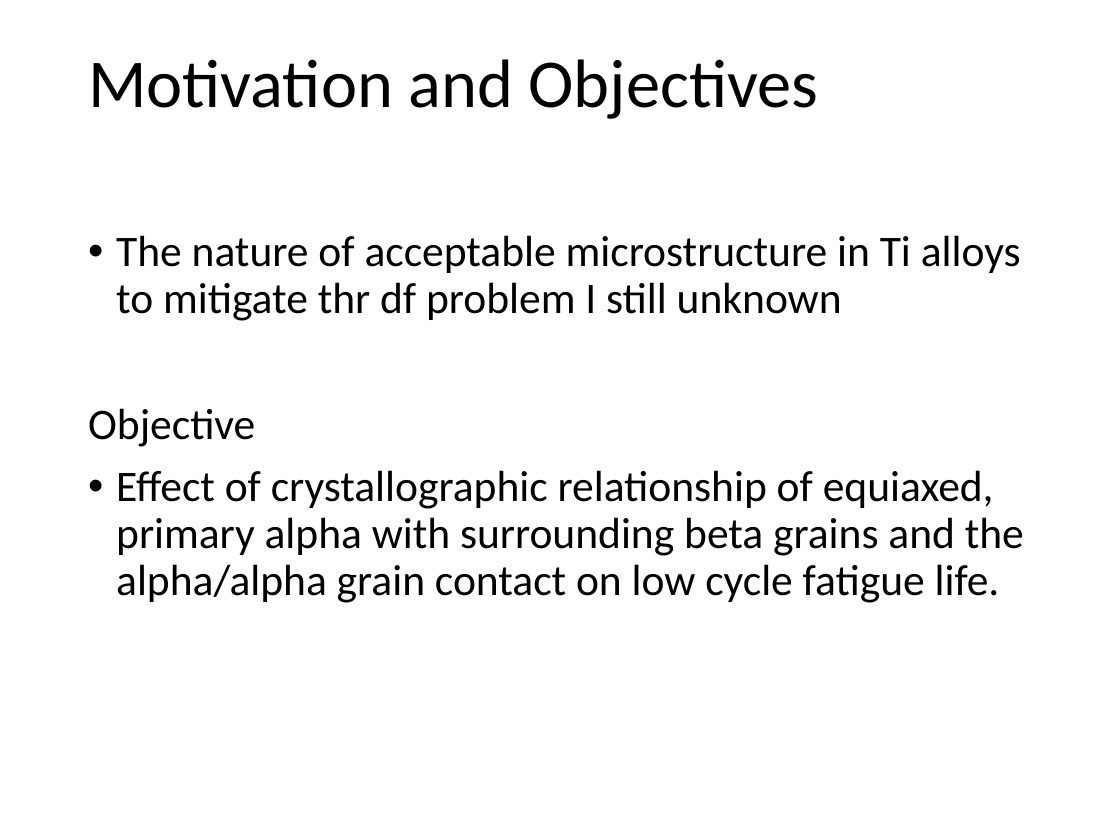
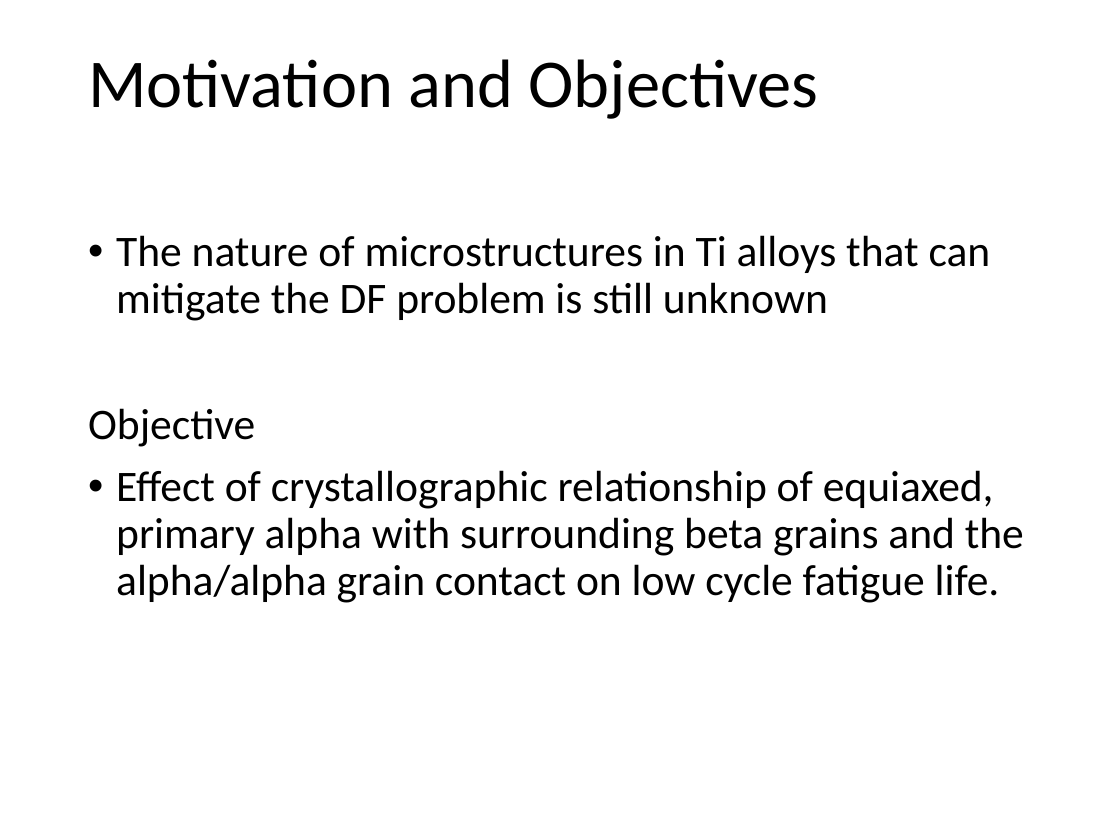
Before and after one commit to Sharanc25/Elements, a slide deck: slide 9 of Thesis/Comprehensive Exam/References/yazar.pptx. Drawn at 1120x840 pixels with LibreOffice and Linux fonts; fonts in the diff are those of the drawing. Boxes give left, top, right and bottom in pixels: in the first picture for what was removed or moved away, otherwise in the second. Text is boxed around its words. In the diff, an @@ line names an element or a change of style, - is before the commit and + after.

Commit message:
/ ‘Thesis/Comprehensive Exam/References/yazar.pptx’

```diff
--- a/Thesis/Comprehensive Exam/References/yazar.pptx
+++ b/Thesis/Comprehensive Exam/References/yazar.pptx
@@ text at [116,235,991,321]: text changed @@
-• The nature of acceptable microstructure in Ti alloys to mitigate thr df problem I still unknown
+• The nature of microstructures in Ti alloys that can mitigate the DF problem is still unknown
```
